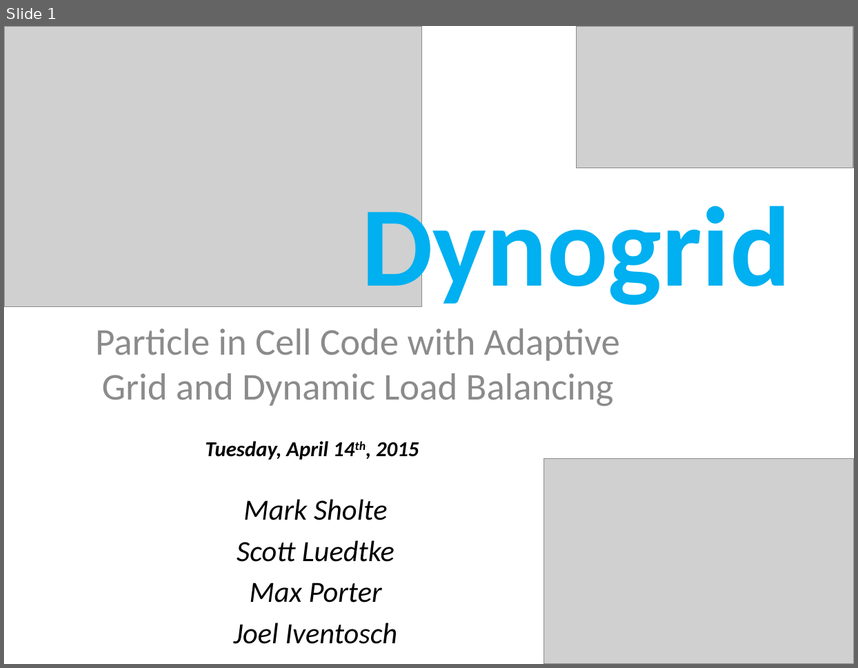
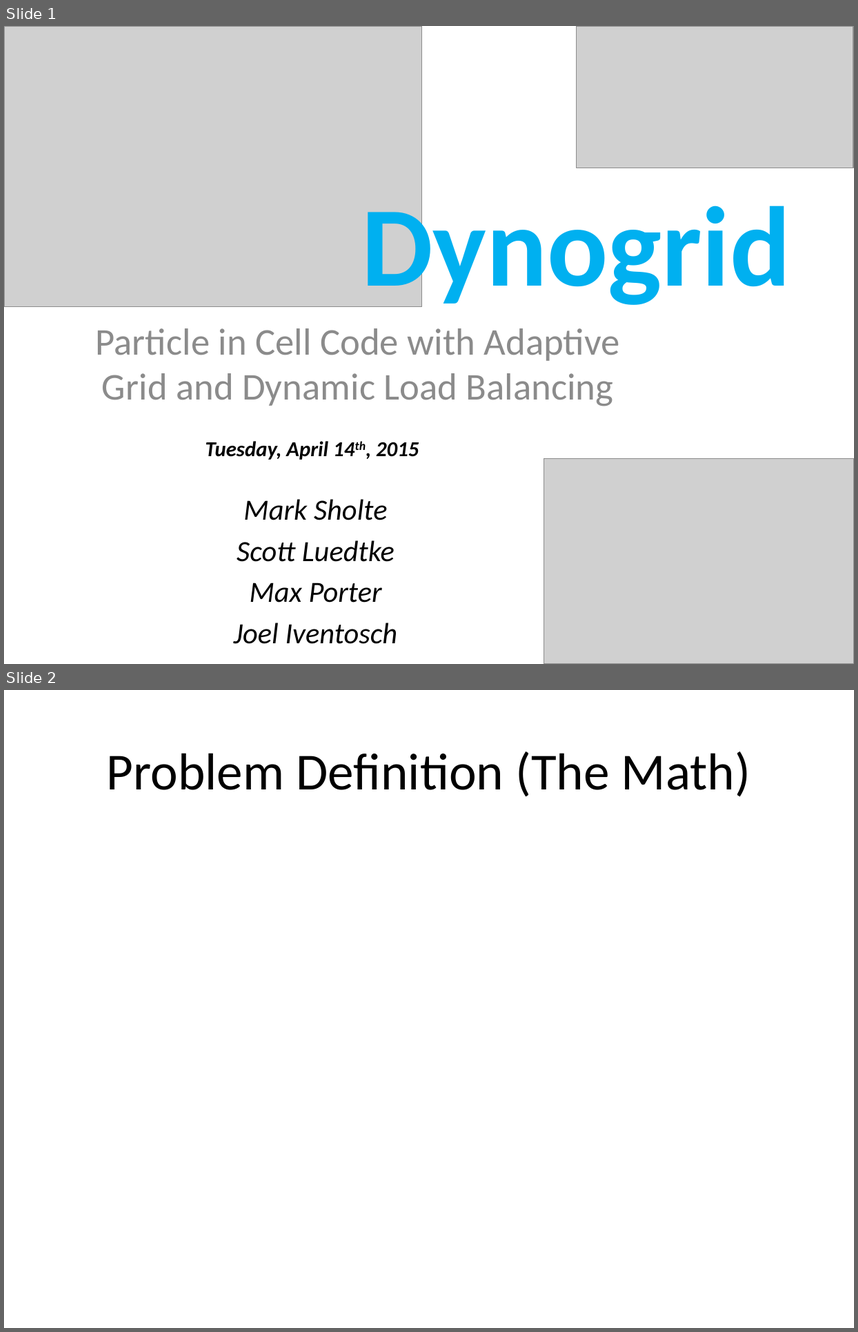
Before and after one commit to mgsholte/dynogrid, a slide deck: Dynogrid_ProgressReport_v1.pptx. Shown one above the other, each under a label of ours: slide 1 before the commit, slides 1 and 2 after it. The pictures are 858x668 and 858x1332 pixels, drawn with LibreOffice and Linux fonts; fonts in the diff are those of the drawing; grey boxes stand for pictures. Boxes give left, top, right and bottom in pixels: in the first picture for what was removed or moved away, otherwise in the second. Text is boxed around its words. In the diff, an @@ line names an element or a change of style, - is before the commit and + after.

```diff
--- a/Dynogrid_ProgressReport_v1.pptx
+++ b/Dynogrid_ProgressReport_v1.pptx
@@ slide 2 added at (4, 690, 854, 1328), background #FFFFFF @@
@@ title added at (107, 751, 751, 797), 44 pt, text #000000 @@
+Problem Definition (The Math)
```
Also in this commit, not shown: 2 other slides added.
